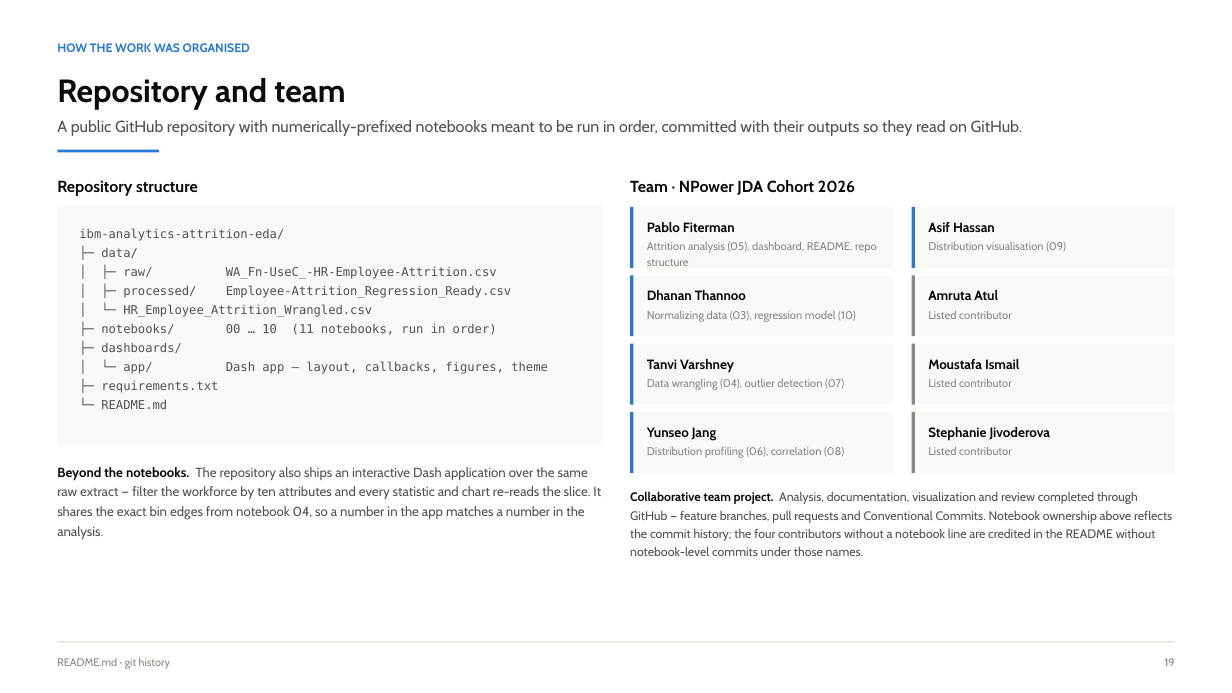
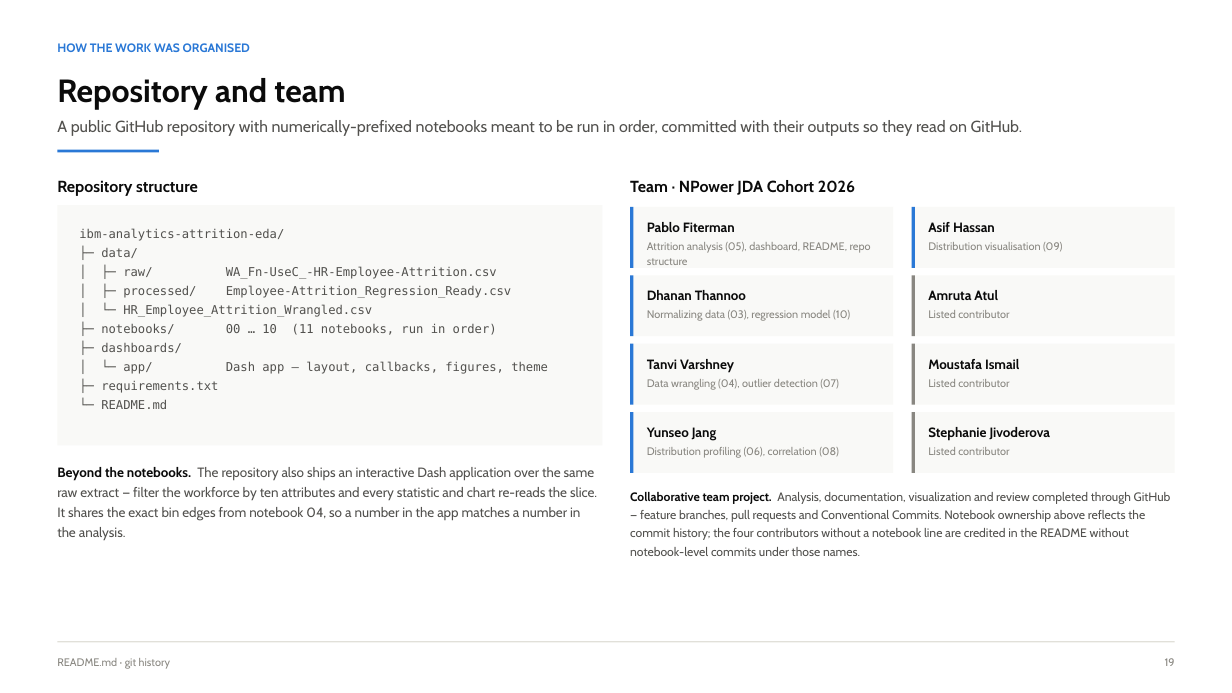
Before and after one commit to NPower-JDA-Cohort-2026/ibm-analytics-attrition-eda, a slide deck: slide 19 of presentation/IBM_Attrition_EDA_Team_Presentation.pptx. Drawn at 1232x693 pixels with LibreOffice and Linux fonts; fonts in the diff are those of the drawing. Boxes give left, top, right and bottom in pixels: in the first picture for what was removed or moved away, otherwise in the second. Text is boxed around its words. In the diff, an @@ line names an element or a change of style, - is before the commit and + after.

```diff
--- a/presentation/IBM_Attrition_EDA_Team_Presentation.pptx
+++ b/presentation/IBM_Attrition_EDA_Team_Presentation.pptx
@@ size 8.7 to 8.5 pt in 8 elements at (647,242,871,265), (647,310,850,321), (647,379,839,389), (647,447,839,458), (928,242,1062,251), (928,310,1009,318), (928,379,1009,387), (928,447,1009,455) @@
@@ text "Beyond the notebooks. The repository ..." at (57,467,597,540): size 10.3 to 10.5 pt @@
@@ text "Collaborative team project. Analysis, documentation, ..." at (630,492,1171,556): size 9.6 to 9.5 pt @@
```
Also in this commit, not shown: 5 other slides changed, 1 other file.
